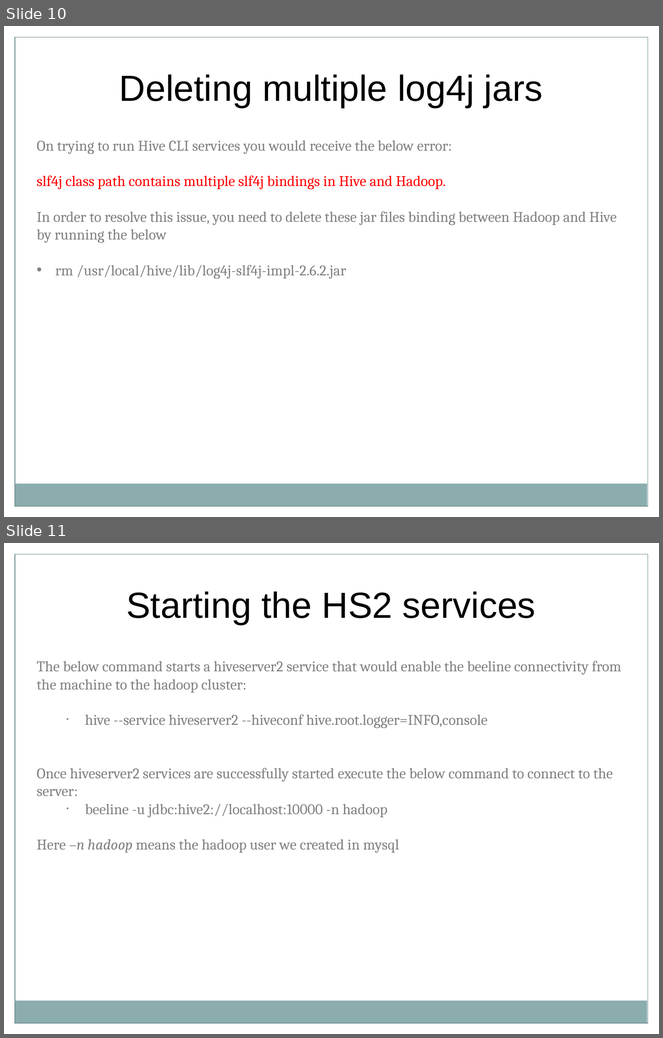
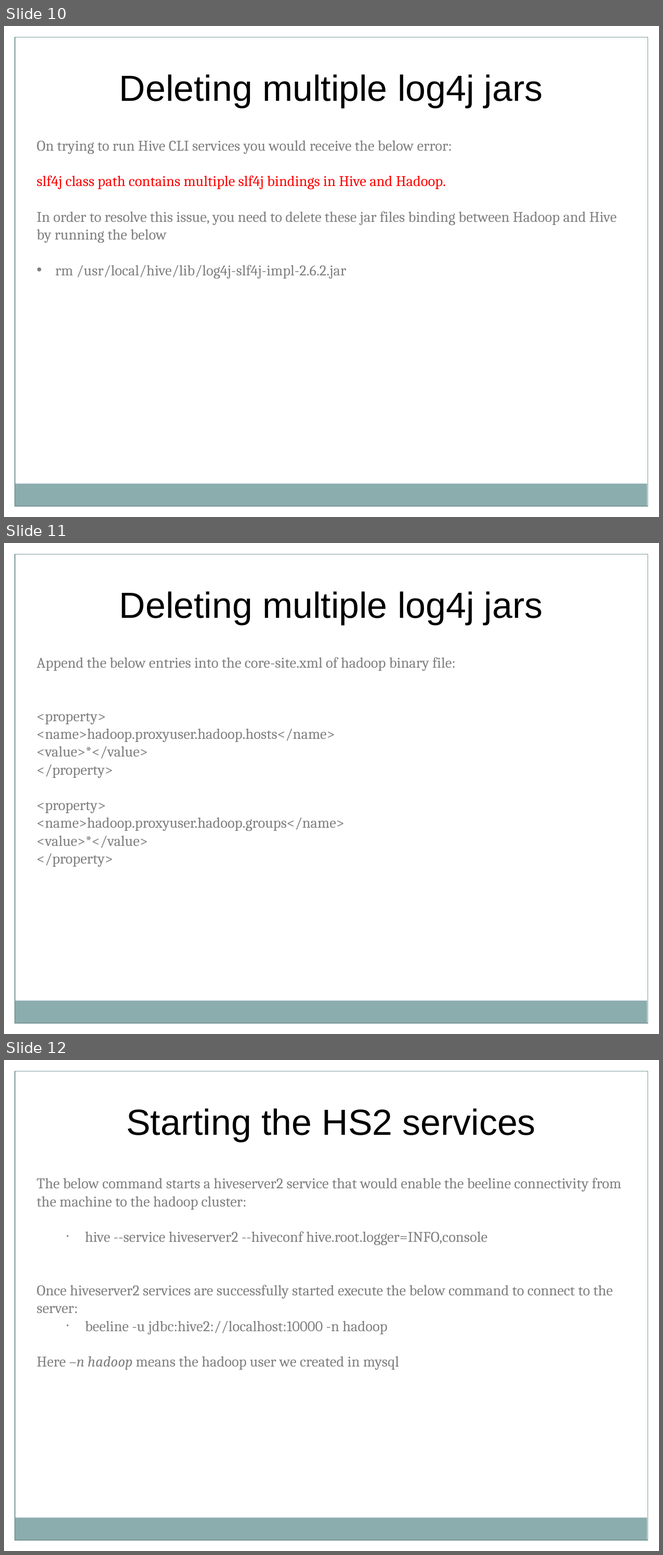
Before and after one commit to saranshsk/bigdata, a slide deck: Session 5 - diy-hive-setup.pptx. Shown one above the other, each under a label of ours: slides 10 and 11 before the commit, slides 10, 11 and 12 after it. The pictures are 663x1038 and 663x1555 pixels, drawn with LibreOffice and Linux fonts; fonts in the diff are those of the drawing. Boxes give left, top, right and bottom in pixels: in the first picture for what was removed or moved away, otherwise in the second. Text is boxed around its words. In the diff, an @@ line names an element or a change of style, - is before the commit and + after.

```diff
--- a/Session 5 - diy-hive-setup.pptx
+++ b/Session 5 - diy-hive-setup.pptx
@@ slide 11 added at [4, 543, 659, 1034], background #FFFFFF; not listed: 5 template elements that a slide beside it also shows @@
@@ text added at [119, 591, 543, 625], 44 pt, text #000000 @@
+Deleting multiple log4j jars
@@ text added at [37, 657, 456, 867], 18 pt, text #7F7F7F @@
+Append the below entries into the core-site.xml of hadoop binary file:
+<property>
+<name>hadoop.proxyuser.hadoop.hosts</name>
+<value>*</value>
+</property>
+<property>
+<name>hadoop.proxyuser.hadoop.groups</name>
+<value>*</value>
+</property>
@@ what was slide 11 is now slide 12 @@
```
